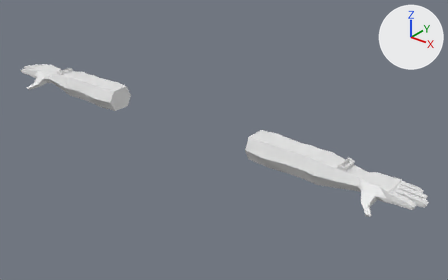
A saved change to the Blender file Assets/Blender Lib/FPArms.blend.
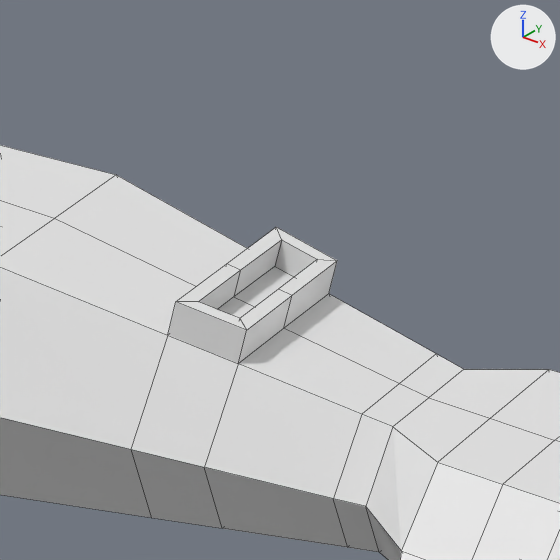
The first picture shows the older version from a camera (50 mm lens) standing at (1.97, -2.12, 1.31) and looking at (0.2, 0.08, -0.05). The close-ups show both versions on the part from 71% to 84% of the width and 48% to 69% of the height of that picture. Lighting does not change. The marker at upper right points along +X, +Y and +Z. The close-ups show mesh edges as thin lines.

Objects in the first close-up: 'FPArms Human Mesh'.
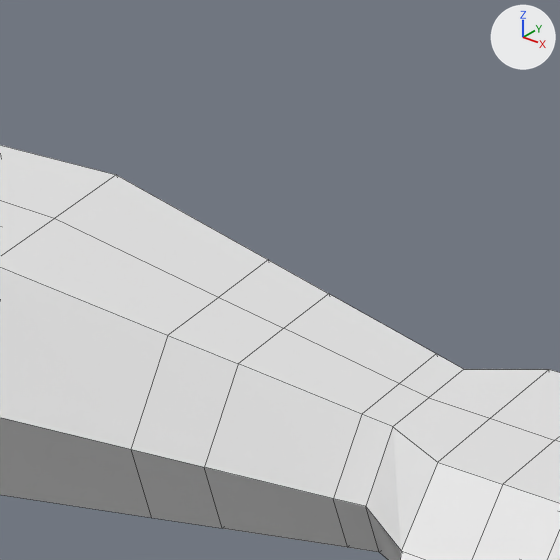
The change, as a diff of the scene's bpy script:
```diff
--- a/Assets/Blender Lib/FPArms.blend.py
+++ b/Assets/Blender Lib/FPArms.blend.py
@@ me_cube_001 @@
 # used by ob_fparms_human_mesh; location = (0.0, 0.0, 0.0)
-me_cube_001.from_pydata(...)  # 335 vertices, 363 faces; spans x 0.453..1.294, y -0.148..0.085, z -0.035..0.092
+me_cube_001.from_pydata(...)  # 317 vertices, 345 faces; spans x 0.453..1.294, y -0.148..0.085, z -0.035..0.089
+# me_cube_001 part 1
+# 18 vertices are removed from x 0.912..0.945, y -0.045..0.045, z 0.074..0.092
+# 20 faces are deleted
+# 2 new faces join them
```

Changed parts and their boxes (x1, y1, x2, y2) in the close-ups (560 x 560 px):
part 1 of me_cube_001, cut back: before (168, 227, 337, 364); after (169, 260, 328, 364)
